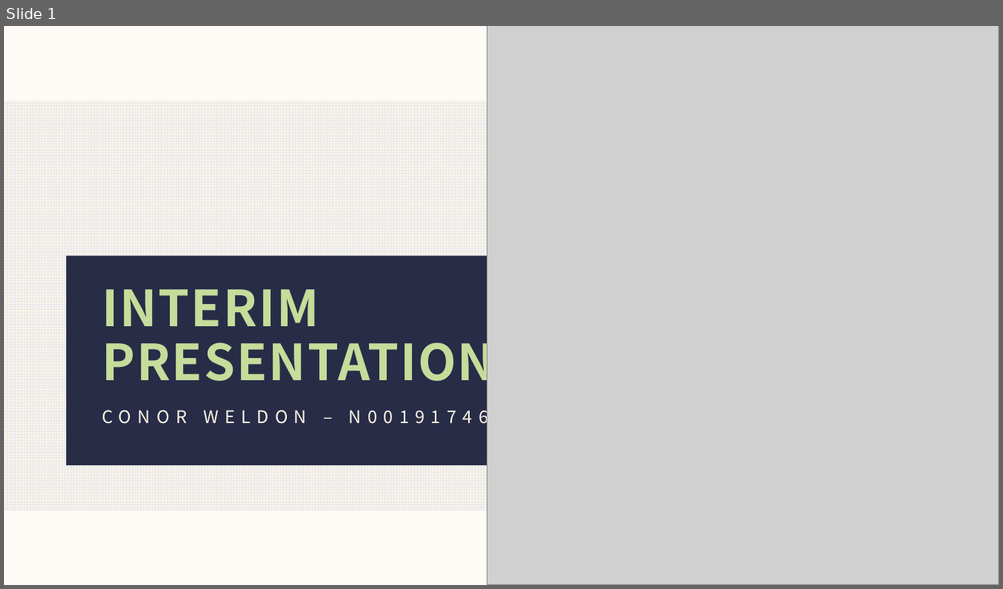
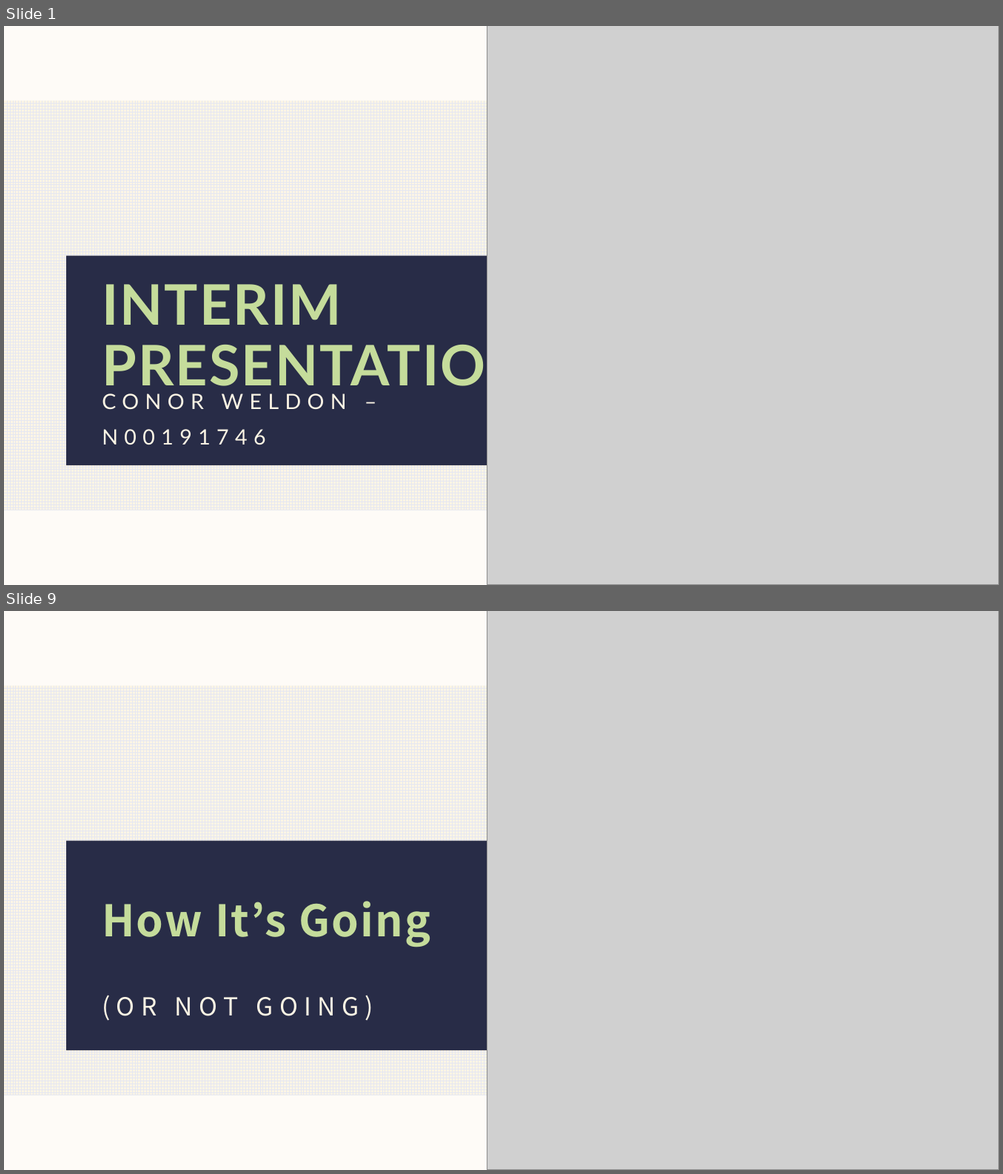
Before and after one commit to IADT-projects/y4-project-ConorWeldon, a slide deck: Docs/Presentation/Presentation.pptx. Shown one above the other, each under a label of ours: slide 1 before the commit, slides 1 and 9 after it; the slides between them are not shown. The pictures are 1003x589 and 1003x1174 pixels, drawn with LibreOffice and Linux fonts; fonts in the diff are those of the drawing; grey boxes stand for pictures. Boxes give left, top, right and bottom in pixels: in the first picture for what was removed or moved away, otherwise in the second. Text is boxed around its words. In the diff, an @@ line names an element or a change of style, - is before the commit and + after.

```diff
--- a/Docs/Presentation/Presentation.pptx
+++ b/Docs/Presentation/Presentation.pptx
@@ slide 9 added at (4, 611, 999, 1170), background #FCF5E5 at 30% opacity; not listed: 2 template elements that a slide beside it also shows @@
@@ picture added at (487, 611, 999, 1170) @@
@@ text added at (102, 901, 431, 948), 42 pt, text #C5DC9B, bold @@
+How It’s Going
@@ text added at (102, 995, 373, 1021), 24 pt, text #FCF5E5 @@
+(OR NOT GOING)
@@ slide 1 changed as well @@
@@ title "INTERIM PRESENTATION" at (102, 284, 530, 396): size 48 to 54 pt, font Noto Sans CJK JP to Lato @@
@@ text "CONOR WELDON – N00191746" at (102, 394, 347, 446): size 16.8 to 20.4 pt, font Noto Sans CJK JP to Lato; line spacing 1.3 to 1.4 @@
```
Also in this commit, not shown: 2 other slides changed, 11 other slides added, 15 slides removed.
